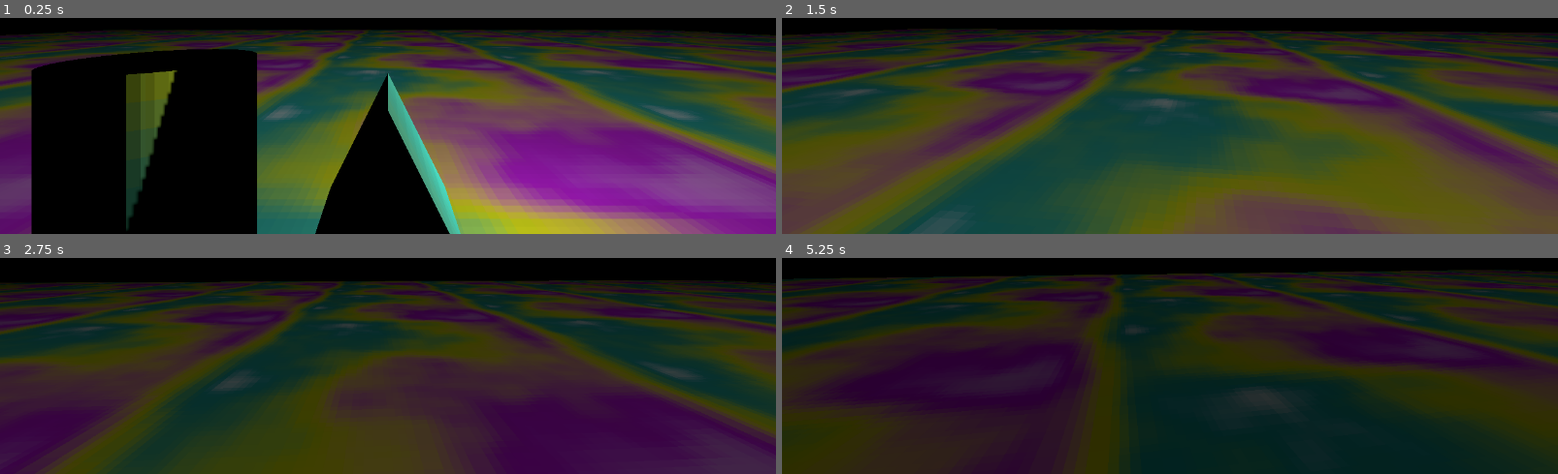
Above: before the commit, frames 1-4 (two rows, left to right).
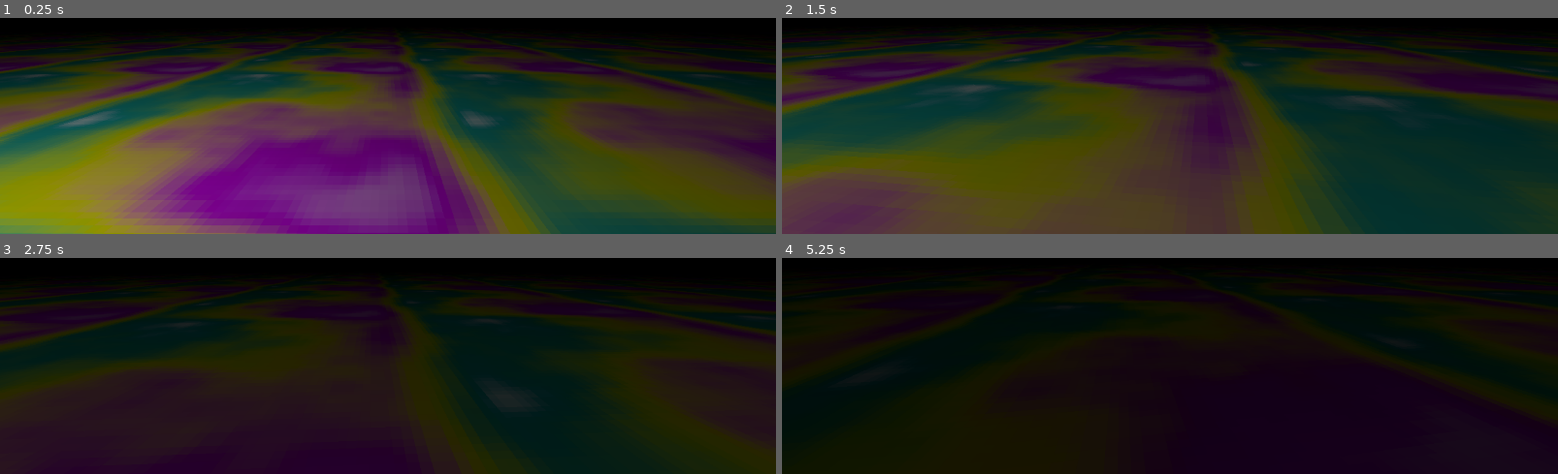
Above: after the commit, the same moments.

Repository: UnBuiltTree/Texel
Game: Godot game, scene res://main.tscn
Same seed, same stepped clock (60 frames per second), same inputs: the game is played once before the commit and once after it.
Inputs (mouse positions are in pixels of both pictures, inside the frame that each line leads up to):
- Up to frame 1 (0.25 s): no input
- Up to frame 2 (1.5 s): tap Enter at 0.5 s; move the mouse to (outside the picture) at 0.52 s; hold W (move_forward) from 0.53 s (still down); move the mouse to (outside the picture) at 1.27 s
- Up to frame 3 (2.75 s): keep holding W (move_forward); move the mouse to (outside the picture) at 2.02 s
- Up to frame 4 (5.25 s): move the mouse to (1162, 262) at 2.77 s; move the mouse to (1224, 262) at 3.52 s; tap Escape at 4.15 s; move the mouse to (outside the picture) at 4.27 s; release W (move_forward) at 4.28 s; hold A (move_left) 4.28-5.03 s; move the mouse to (outside the picture) at 5.02 s; hold S (move_backward) from 5.03 s (still down)

The runs differ from the first frame. In frame 1, 92% of the frame differs, in the area x 0-100%, y 5-100%; in frame 2, 80%; in frame 3, 79%; in frame 4, 87%.

Commit message:
Added simple player controller

Diff:
--- a/DebugShaderMenu.tscn
+++ b/DebugShaderMenu.tscn
@@ -1,7 +1,7 @@
 [gd_scene load_steps=3 format=3 uid="uid://fgrqaypsqq2v"]
 
-[ext_resource type="Script" uid="uid://br54owiljpx71" path="res://debug_menu.gd" id="1_wtbp0"]
-[ext_resource type="Script" uid="uid://pcnxov08box" path="res://panel_debug.gd" id="2_1yuim"]
+[ext_resource type="Script" uid="uid://br54owiljpx71" path="res://scripts/debug_menu.gd" id="1_wtbp0"]
+[ext_resource type="Script" uid="uid://pcnxov08box" path="res://scripts/panel_debug.gd" id="2_1yuim"]
 
 [node name="Node2D" type="Node2D"]
 
@@ -41,7 +41,7 @@
 min_value = -0.1
 max_value = 0.1
 step = 0.002
-value = 0.001999999999999988
+value = 0.062
 
 [node name="Label3" type="Label" parent="CanvasLayer/PanelContainer/VBoxContainer"]
 layout_mode = 2
--- a/main.tscn
+++ b/main.tscn
@@ -1,28 +1,28 @@
 [gd_scene load_steps=15 format=3 uid="uid://cdrg2qawlgs8e"]
 
-[ext_resource type="Material" uid="uid://dkqwbjbxsdex5" path="res://materials/trexel_basic.tres" id="1_1bvp3"]
-[ext_resource type="Material" uid="uid://b60jlfxd1owjs" path="res://materials/trexel_basic2.tres" id="2_272bh"]
-[ext_resource type="Script" uid="uid://b0nqiolgv1y" path="res://scripts/nodeRotate.gd" id="2_lquwl"]
-[ext_resource type="Script" uid="uid://cnwa2ytkv8n5m" path="res://scripts/controller.gd" id="3_7mycd"]
+[ext_resource type="Material" uid="uid://dkqwbjbxsdex5" path="res://materials/texel_basic.tres" id="1_1bvp3"]
+[ext_resource type="Material" uid="uid://b60jlfxd1owjs" path="res://materials/texel_basic2.tres" id="2_272bh"]
+[ext_resource type="Script" uid="uid://cn074p76fjm78" path="res://scripts/playerController.gd" id="4_5vw27"]
 [ext_resource type="Shader" uid="uid://m7au0bwxiins" path="res://shaders/quantShader.gdshader" id="4_272bh"]
 [ext_resource type="PackedScene" uid="uid://fgrqaypsqq2v" path="res://DebugShaderMenu.tscn" id="6_7mycd"]
 
+[sub_resource type="Environment" id="Environment_lquwl"]
+
+[sub_resource type="CapsuleShape3D" id="CapsuleShape3D_kek77"]
+
+[sub_resource type="CapsuleMesh" id="CapsuleMesh_4c57u"]
+
+[sub_resource type="BoxShape3D" id="BoxShape3D_1bvp3"]
+size = Vector3(1000, 1, 1000)
+
 [sub_resource type="PlaneMesh" id="PlaneMesh_lquwl"]
-size = Vector2(100, 100)
+size = Vector2(1000, 1000)
 
-[sub_resource type="BoxMesh" id="BoxMesh_kddcw"]
-lightmap_size_hint = Vector2i(34, 51)
-add_uv2 = true
-size = Vector3(3, 3, 3)
-
-[sub_resource type="BoxMesh" id="BoxMesh_ic8uy"]
+[sub_resource type="BoxShape3D" id="BoxShape3D_lquwl"]
 size = Vector3(2, 2, 2)
 
-[sub_resource type="PrismMesh" id="PrismMesh_7mycd"]
-
-[sub_resource type="BoxMesh" id="BoxMesh_qq5oe"]
-
-[sub_resource type="CylinderMesh" id="CylinderMesh_272bh"]
+[sub_resource type="BoxMesh" id="BoxMesh_7mycd"]
+size = Vector3(2, 2, 2)
 
 [sub_resource type="ShaderMaterial" id="ShaderMaterial_n5xcf"]
 shader = ExtResource("4_272bh")
@@ -34,48 +34,60 @@
 
 [node name="Main" type="Node3D"]
 
+[node name="WorldEnvironment" type="WorldEnvironment" parent="."]
+environment = SubResource("Environment_lquwl")
+
 [node name="World" type="Node3D" parent="."]
 
-[node name="MeshInstance3D" type="MeshInstance3D" parent="World"]
-transform = Transform3D(1, 0, 0, 0, 0.99999994, 0, 0, 0, 0.99999994, 0, -2.5, 0)
+[node name="OmniLight3D3" type="OmniLight3D" parent="World"]
+transform = Transform3D(1, 0, 0, 0, 1, 0, 0, 0, 1, 0, 3, 0)
+light_energy = 20.0
+light_indirect_energy = 0.0
+light_volumetric_fog_energy = 0.0
+light_specular = 0.0
+shadow_enabled = true
+shadow_normal_bias = 5.0
+shadow_blur = 0.0
+omni_range = 256.0
+omni_attenuation = 2.0
+
+[node name="Player" type="CharacterBody3D" parent="World"]
+transform = Transform3D(1, 0, 0, 0, 1, 0, 0, 0, 1, 5, -1, 0)
+script = ExtResource("4_5vw27")
+camera_path = NodePath("../../MainViewportContainer/MainViewport/Camera3D")
+
+[node name="PlayerShape" type="CollisionShape3D" parent="World/Player"]
+shape = SubResource("CapsuleShape3D_kek77")
+
+[node name="PlayerMesh" type="MeshInstance3D" parent="World/Player/PlayerShape"]
+transparency = 1.0
+mesh = SubResource("CapsuleMesh_4c57u")
+skeleton = NodePath("../..")
+
+[node name="Floor" type="StaticBody3D" parent="World"]
+transform = Transform3D(1, 0, 0, 0, 1, 0, 0, 0, 1, 0, -3, 0)
+
+[node name="CollisionShape" type="CollisionShape3D" parent="World/Floor"]
+transform = Transform3D(1, 0, 0, 0, 1, 0, 0, 0, 1, 0, -0.5, 0)
+shape = SubResource("BoxShape3D_1bvp3")
+
+[node name="Mesh" type="MeshInstance3D" parent="World/Floor"]
+transform = Transform3D(1, 0, 0, 0, 0.99999994, 0, 0, 0, 0.99999994, 0, 0, 0)
 mesh = SubResource("PlaneMesh_lquwl")
+skeleton = NodePath("../..")
 surface_material_override/0 = ExtResource("1_1bvp3")
 
-[node name="MeshInstance3D3" type="MeshInstance3D" parent="World"]
-transform = Transform3D(1, 0, 0, 0, 1, 0, 0, 0, 1, -5, 0, 0)
-mesh = SubResource("BoxMesh_kddcw")
-surface_material_override/0 = ExtResource("1_1bvp3")
+[node name="Box1" type="StaticBody3D" parent="World"]
+transform = Transform3D(1, 0, 0, 0, 1, 0, 0, 0, 1, -3.5, -2, -3)
 
-[node name="MeshInstance3D4" type="MeshInstance3D" parent="World"]
-transform = Transform3D(1, 0, 0, 0, 1, 0, 0, 0, 1, 4, 0, 0)
-mesh = SubResource("BoxMesh_ic8uy")
+[node name="CollisionShape" type="CollisionShape3D" parent="World/Box1"]
+shape = SubResource("BoxShape3D_lquwl")
+
+[node name="Mesh" type="MeshInstance3D" parent="World/Box1"]
+transform = Transform3D(1, 0, 0, 0, 0.99999994, 0, 0, 0, 0.99999994, 0, 0, 0)
+mesh = SubResource("BoxMesh_7mycd")
+skeleton = NodePath("../..")
 surface_material_override/0 = ExtResource("2_272bh")
-script = ExtResource("2_lquwl")
-
-[node name="MeshInstance3D5" type="MeshInstance3D" parent="World"]
-transform = Transform3D(1, 0, 0, 0, 1, 0, 0, 0, 1, 0, -1, -2)
-mesh = SubResource("PrismMesh_7mycd")
-surface_material_override/0 = ExtResource("1_1bvp3")
-
-[node name="MeshInstance3D6" type="MeshInstance3D" parent="World"]
-transform = Transform3D(1, 0, 0, 0, 1, 0, 0, 0, 1, 0, -1, 2)
-mesh = SubResource("BoxMesh_qq5oe")
-surface_material_override/0 = ExtResource("1_1bvp3")
-
-[node name="MeshInstance3D7" type="MeshInstance3D" parent="World"]
-transform = Transform3D(1, 0, 0, 0, 1, 0, 0, 0, 1, -1.3336716, -1.2557524, -1.7028925)
-mesh = SubResource("CylinderMesh_272bh")
-surface_material_override/0 = ExtResource("1_1bvp3")
-
-[node name="OmniLight3D3" type="OmniLight3D" parent="World/MeshInstance3D7"]
-transform = Transform3D(1, 0, 0, 0, 1, 0, 0, 0, 1, 2.7470489, 0.23057938, -0.54435945)
-light_indirect_energy = 0.0
-light_bake_mode = 0
-shadow_enabled = true
-shadow_normal_bias = 10.0
-shadow_blur = 0.0
-omni_range = 100.0
-omni_attenuation = 0.5
 
 [node name="MainViewportContainer" type="SubViewportContainer" parent="."]
 anchors_preset = 15
@@ -87,12 +99,10 @@
 
 [node name="MainViewport" type="SubViewport" parent="MainViewportContainer"]
 handle_input_locally = false
-anisotropic_filtering_level = 0
 size = Vector2i(1280, 720)
 render_target_update_mode = 4
 
 [node name="Camera3D" type="Camera3D" parent="MainViewportContainer/MainViewport"]
-script = ExtResource("3_7mycd")
 
 [node name="PostFX" type="TextureRect" parent="."]
 top_level = true
--- a/project.godot
+++ b/project.godot
@@ -44,7 +44,7 @@
 "events": [Object(InputEventKey,"resource_local_to_scene":false,"resource_name":"","device":-1,"window_id":0,"alt_press …(192 unchanged characters)…
 ]
 }
-move_up={
+jump={
 "deadzone": 0.2,
 "events": [Object(InputEventKey,"resource_local_to_scene":false,"resource_name":"","device":-1,"window_id":0,"alt_press …(191 unchanged characters)…
 ]
@@ -69,10 +69,14 @@
 
 textures/canvas_textures/default_texture_filter=0
 textures/lossless_compression/force_png=true
+lights_and_shadows/directional_shadow/size=8192
 lights_and_shadows/directional_shadow/soft_shadow_filter_quality=0
+lights_and_shadows/directional_shadow/16_bits=false
 lights_and_shadows/positional_shadow/soft_shadow_filter_quality=0
+lights_and_shadows/positional_shadow/atlas_16_bits=false
 textures/default_filters/anisotropic_filtering_level=0
 anti_aliasing/screen_space_roughness_limiter/enabled=false
 textures/decals/filter=0
 textures/light_projectors/filter=0
+lights_and_shadows/tighter_shadow_caster_culling=false
 environment/defaults/default_clear_color=Color(0, 0, 0, 1)
--- /dev/null
+++ b/scripts/playerController.gd
@@ -0,0 +1,75 @@
+extends CharacterBody3D
+
+@export var move_speed: float = 6.0
+@export var mouse_sensitivity: float = 0.1
+@export var gravity: float = 9.8
+@export var jump_force: float = 6.0
+@export var camera_path: NodePath
+
+var yaw: float = 0.0
+var pitch: float = 0.0
+var mouse_captured: bool = true
+
+var cam: Camera3D
+
+
+func _ready():
+	cam = get_node(camera_path)
+	Input.set_mouse_mode(Input.MOUSE_MODE_CAPTURED)
+
+
+func _input(event):
+	# Toggle mouse capture
+	if event is InputEventKey and event.pressed and event.keycode == KEY_ESCAPE:
+		mouse_captured = !mouse_captured
+
+		if mouse_captured:
+			Input.set_mouse_mode(Input.MOUSE_MODE_CAPTURED)
+		else:
+			Input.set_mouse_mode(Input.MOUSE_MODE_VISIBLE)
+		return
+
+	# Mouse look
+	if event is InputEventMouseMotion and mouse_captured:
+		yaw -= event.relative.x * mouse_sensitivity
+		pitch -= event.relative.y * mouse_sensitivity
+		pitch = clamp(pitch, -80, 80)
+
+		rotation_degrees.y = yaw
+
+		cam.rotation_degrees.x = pitch
+		cam.rotation_degrees.y = yaw
+
+
+func _physics_process(delta):
+	var input_dir: Vector3 = Vector3.ZERO
+
+	var forward = -cam.global_transform.basis.z
+	var right   = cam.global_transform.basis.x
+
+	if Input.is_action_pressed("move_forward"):
+		input_dir += forward
+	if Input.is_action_pressed("move_backward"):
+		input_dir -= forward
+	if Input.is_action_pressed("move_left"):
+		input_dir -= right
+	if Input.is_action_pressed("move_right"):
+		input_dir += right
+
+	input_dir.y = 0
+	input_dir = input_dir.normalized()
+
+	if not is_on_floor():
+		velocity.y -= gravity * delta
+	else:
+		if Input.is_action_just_pressed("jump"):
+			velocity.y = jump_force
+		else:
+			velocity.y = 0
+
+	velocity.x = input_dir.x * move_speed
+	velocity.z = input_dir.z * move_speed
+
+	move_and_slide()
+
+	cam.global_transform.origin = global_transform.origin + Vector3(0, 1, 0)
Renamed: materials/trexel_basic.tres -> materials/texel_basic.tres
Not shown: 1 places in materials/texel_basic2.tres that only renumber resources
Renamed: debug_menu.gd -> scripts/debug_menu.gd
Renamed: debug_menu.gd.uid -> scripts/debug_menu.gd.uid
Renamed: panel_debug.gd -> scripts/panel_debug.gd
Renamed: panel_debug.gd.uid -> scripts/panel_debug.gd.uid
Not shown, added: scripts/playerController.gd.uid
